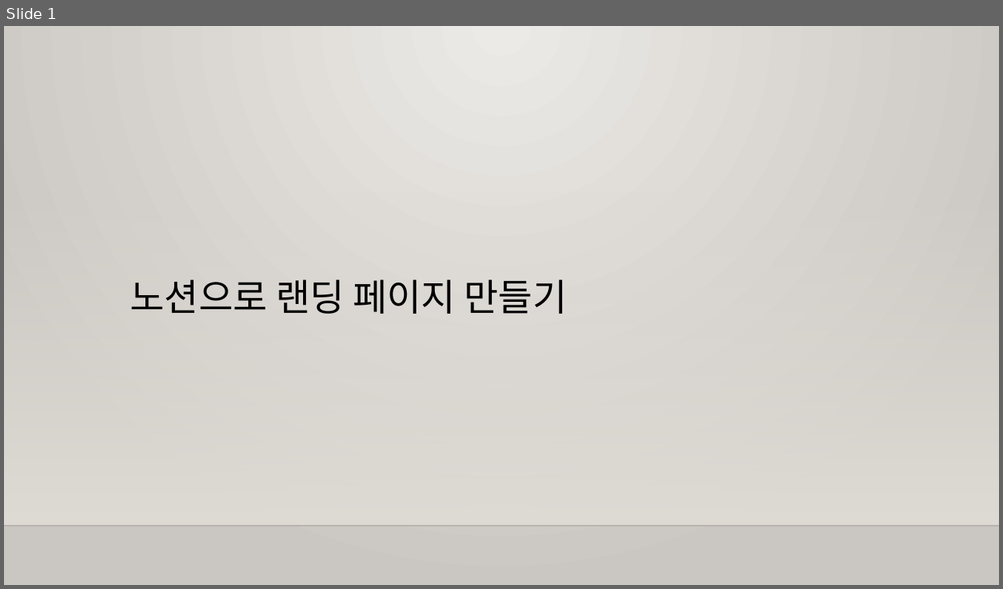
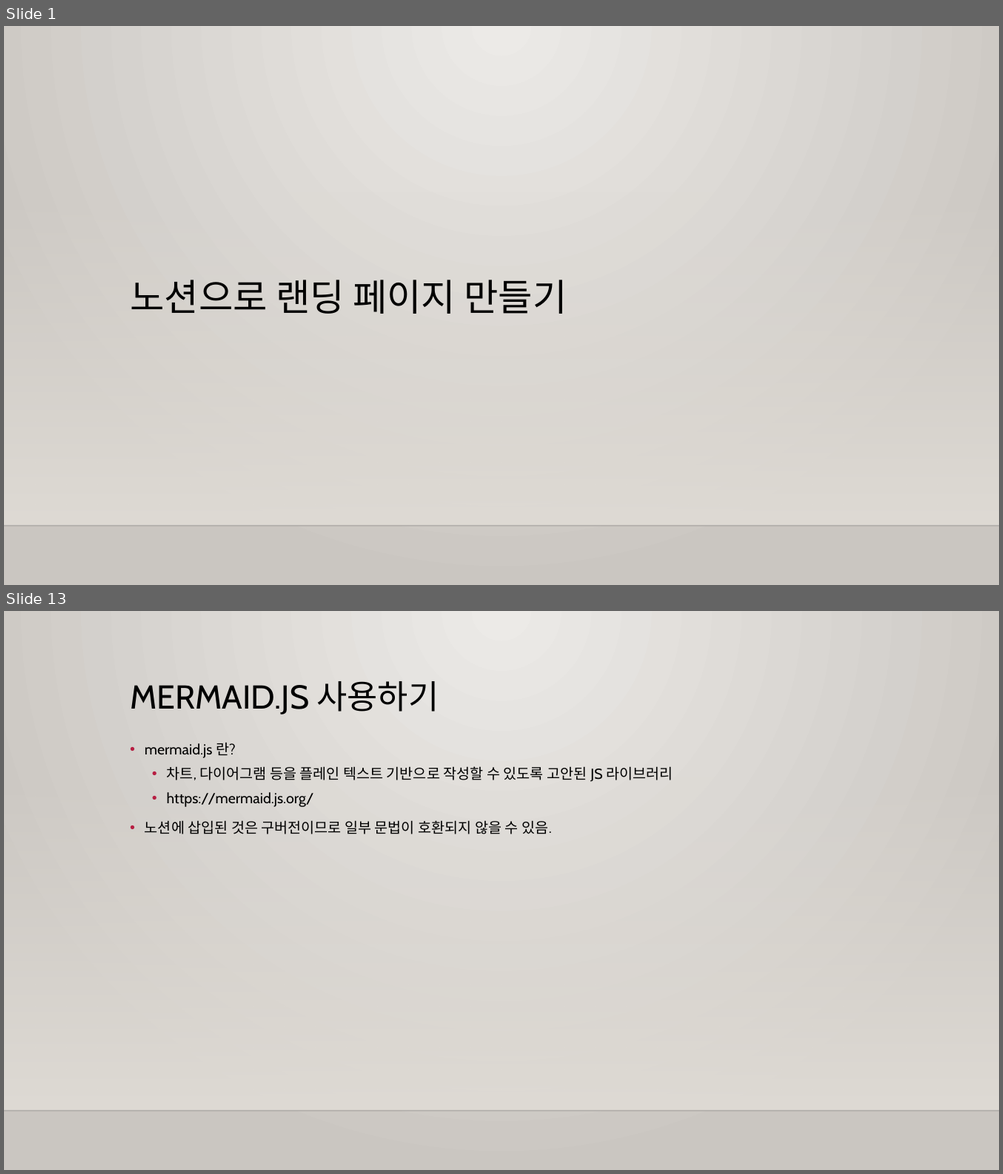
Before and after one commit to m00nlygreat/obsidian-vault, a slide deck: 노코드 엔지니어링/노션으로 랜딩페이지 만들기.pptx. Shown one above the other, each under a label of ours: slide 1 before the commit, slides 1 and 13 after it; the slides between them are not shown. The pictures are 1003x589 and 1003x1174 pixels, drawn with LibreOffice and Linux fonts; fonts in the diff are those of the drawing; background and template pictures are left out. Boxes give left, top, right and bottom in pixels: in the first picture for what was removed or moved away, otherwise in the second. Text is boxed around its words. In the diff, an @@ line names an element or a change of style, - is before the commit and + after.

```diff
--- a/노코드 엔지니어링/노션으로 랜딩페이지 만들기.pptx
+++ b/노코드 엔지니어링/노션으로 랜딩페이지 만들기.pptx
@@ slide 13 added at (4,611,999,1170), background gradient #ECEAE7 to #CAC7C1; not listed: 2 template elements that a slide beside it also shows @@
@@ title added at (130,681,439,715), 32 pt, text #000000 @@
+MERMAID.JS 사용하기
@@ text added at (145,743,672,834), 14 pt, text #000000 @@
+• mermaid.js 란?
+  • 차트, 다이어그램 등을 플레인 텍스트 기반으로 작성할 수 있도록 고안된 JS 라이브러리
+  • https://mermaid.js.org/
+• 노션에 삽입된 것은 구버전이므로 일부 문법이 호환되지 않을 수 있음.
```
Also in this commit, not shown: 7 slides changed, 16 other slides added, 3 slides removed, 3 other files.
